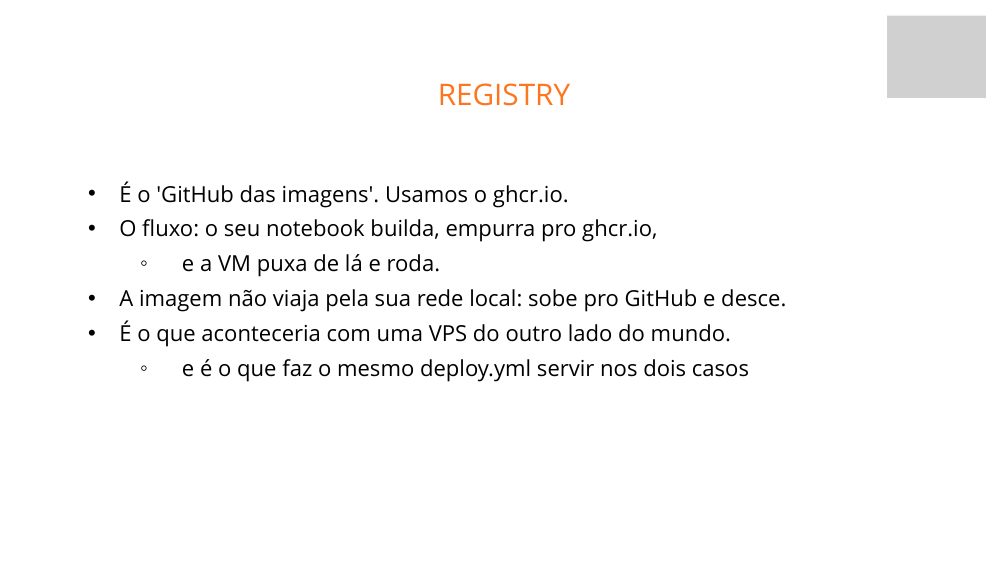
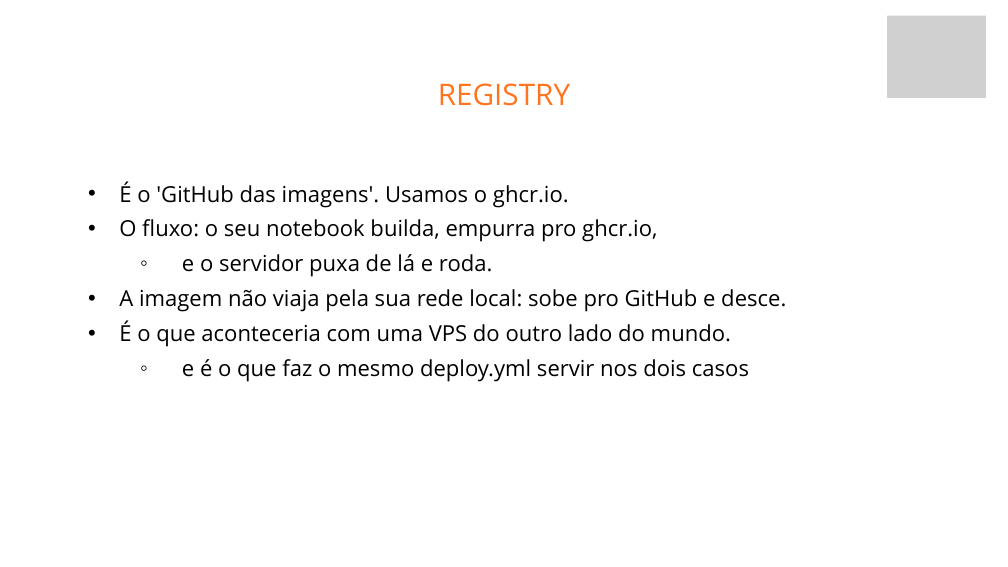
Before and after one commit to fabriciosiqueira08/capacitacao-gabarito, a slide deck: slide 24 of slides/build/aula-04-servidor-docker-kamal-e-deploy.pptx. Drawn at 1008x567 pixels with LibreOffice and Linux fonts; fonts in the diff are those of the drawing; grey boxes stand for pictures; background and template pictures are left out. Boxes give left, top, right and bottom in pixels: in the first picture for what was removed or moved away, otherwise in the second. Text is boxed around its words. In the diff, an @@ line names an element or a change of style, - is before the commit and + after.

```diff
--- a/slides/build/aula-04-servidor-docker-kamal-e-deploy.pptx
+++ b/slides/build/aula-04-servidor-docker-kamal-e-deploy.pptx
@@ text at (182,254,493,277): text changed @@
-    ◦ e a VM puxa de lá e roda.
+    ◦ e o servidor puxa de lá e roda.
```
Also in this commit, not shown: 10 other slides changed, 34 other files.
